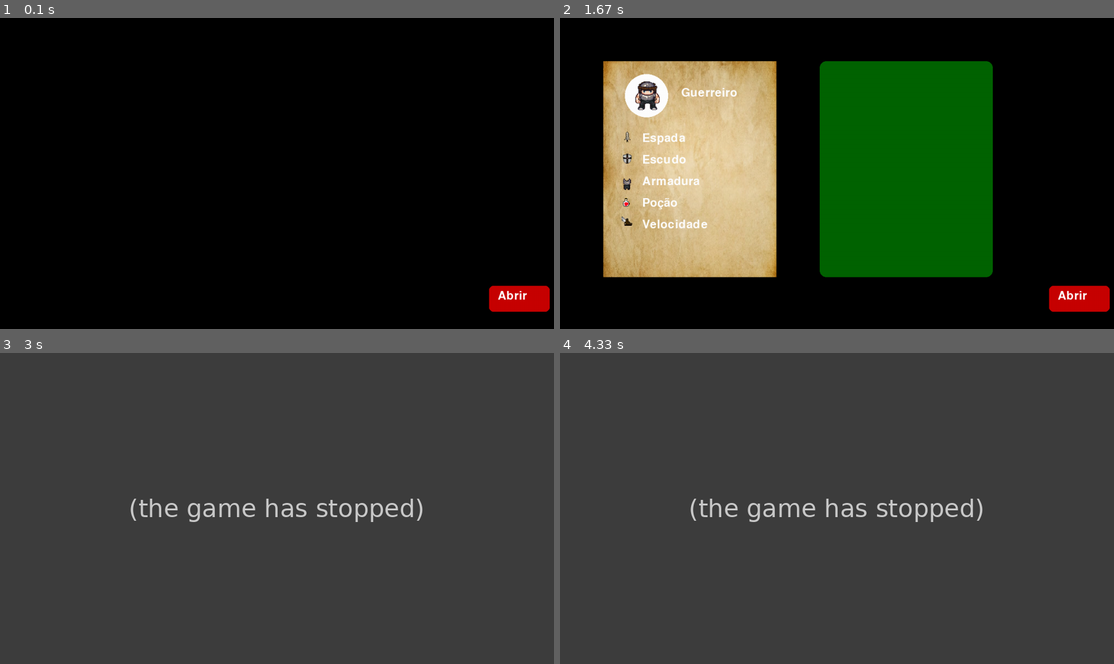
Above: before the commit, frames 1-4 (two rows, left to right).
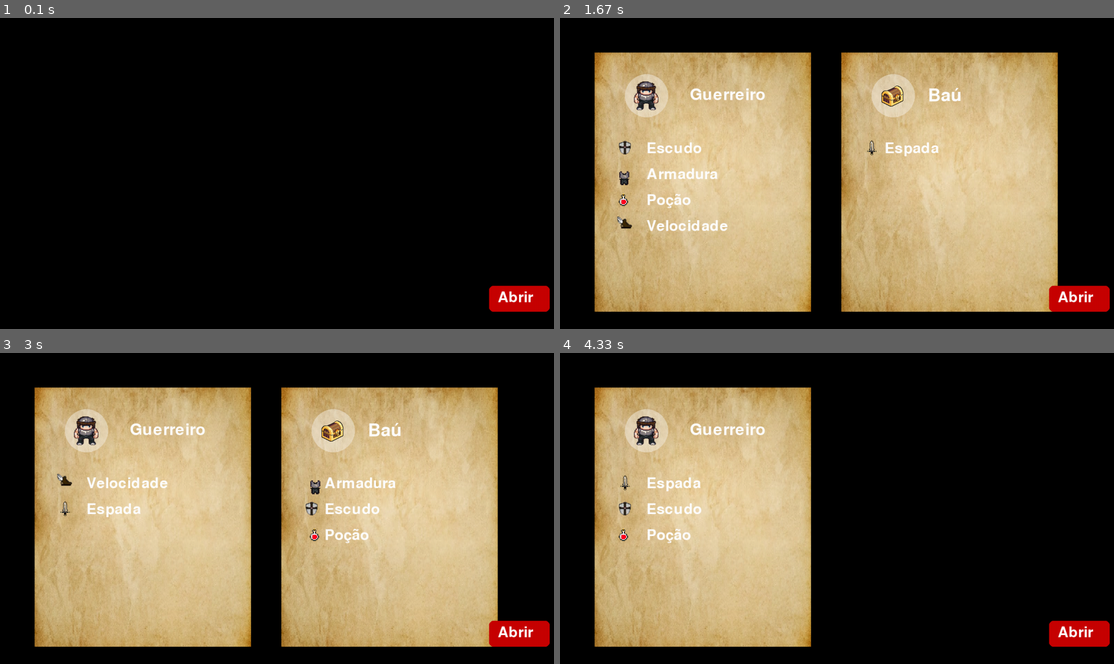
Above: after the commit, the same moments.

Repository: R-Prates-16/pygame
Game: pygame game, started from main.py
Two runs of this game, one before a commit and one after it. Both use one fixed random seed, a clock stepped at 60 frames per second and the inputs below.
Inputs (mouse positions are in pixels of both pictures, inside the frame that each line leads up to):
- Up to frame 1 (0.1 s): no input
- Up to frame 2 (1.67 s): press the mouse at (1080, 297) at 0.37 s; move the mouse to (870, 213) at 0.47 s; release the mouse at (665, 126) at 0.6 s; tap Alt at 0.67 s; press the mouse at (670, 148) at 1.03 s; move the mouse to (787, 148) at 1.13 s; release the mouse at (903, 151) at 1.27 s; click "Espada" at 1.38 s
- Up to frame 3 (3 s): press the mouse at (365, 483) at 1.7 s; move the mouse to (282, 436) at 1.8 s; release the mouse at (199, 393) at 1.93 s; press the mouse at (105, 511) at 2.03 s; move the mouse to (221, 464) at 2.13 s; release the mouse at (337, 418) at 2.27 s; press the mouse at (110, 483) at 2.37 s; move the mouse to (293, 461) at 2.47 s; release the mouse at (481, 440) at 2.6 s; press the mouse at (110, 483) at 2.7 s; move the mouse to (210, 539) at 2.8 s; release the mouse at (310, 595) at 2.93 s
- Up to frame 4 (4.33 s): press the mouse at (670, 483) at 3.03 s; move the mouse to (803, 548) at 3.13 s; release the mouse at (936, 611) at 3.27 s; press the mouse at (925, 511) at 3.37 s; move the mouse to (814, 533) at 3.47 s; release the mouse at (698, 561) at 3.6 s; press the mouse at (925, 511) at 3.7 s; move the mouse to (781, 483) at 3.8 s; release the mouse at (632, 452) at 3.93 s; press the mouse at (1080, 632) at 4.03 s; move the mouse to (953, 555) at 4.13 s; release the mouse at (825, 474) at 4.27 s

The runs differ from the first frame. In frame 1, 0.1% of the frame differs, in the area x 89-97%, y 87-92%; in frame 2, 52%; in frame 3, 100%; in frame 4, 100%, in the area x 0-100%, y 0-100%.
Error before the commit: TypeError: text must be a unicode or bytes (inventario2.py line 19); the game stopped at 2.27 s (later frames are placeholders)

Commit message:
finalizado

Diff:
--- a/inventario1.py
+++ b/inventario1.py
@@ -6,17 +6,18 @@
 
         self.DARK_GRAY = (50, 50, 50)
         self.WHITE = (255, 255, 255)
-        self.font = pygame.font.Font(None, 40)
+        self.font = pygame.font.Font(None, 50)  # Aumentado
+        self.title_font = pygame.font.Font(None, 55)  # Aumentado um pouco para "Guerreiro"
 
         self.inventory_open = False
-        self.inventory_rect = pygame.Rect(100, 100, 400, 500)
+        self.inventory_rect = pygame.Rect(80, 80, 500, 600)  # Aumentado
 
         # Carregar imagens
         self.bg_image = pygame.image.load("fundo.jpeg")
-        self.bg_image = pygame.transform.scale(self.bg_image, (400, 500))
+        self.bg_image = pygame.transform.scale(self.bg_image, (500, 600))  # Ajustado para o novo tamanho
 
         self.character_image = pygame.image.load("personagem.png")
-        self.character_image = pygame.transform.scale(self.character_image, (80, 80))
+        self.character_image = pygame.transform.scale(self.character_image, (80, 80))  # Ajustado proporcionalmente
 
         self.items = [
             ("Espada", pygame.image.load("espada.png")),
@@ -29,47 +30,49 @@
         # Ajustar tamanhos e deslocamento
         for i in range(len(self.items)):
             if self.items[i][0] == "Poção":
-                new_size = (43, 43)  # Aumentado em +3px
+                new_size = (55, 55)  # Ajustado proporcionalmente
             elif self.items[i][0] == "Armadura":
-                new_size = (48, 48)  # Aumentado em +3px
+                new_size = (60, 60)  # Ajustado proporcionalmente
             else:
-                new_size = (30, 30)  # Mantém padrão para os outros
+                new_size = (40, 40)  # Ajustado proporcionalmente
 
             self.items[i] = (self.items[i][0], pygame.transform.scale(self.items[i][1], new_size))
 
     def draw_inventory(self, screen):
-        pygame.draw.rect(screen, self.DARK_GRAY, self.inventory_rect, border_radius=20)
+        pygame.draw.rect(screen, self.DARK_GRAY, self.inventory_rect, border_radius=25)  # Ajustado
         screen.blit(self.bg_image, (self.inventory_rect.x, self.inventory_rect.y))
 
-        # Desenhar círculo do personagem
-        circle_x = self.inventory_rect.x + 100
-        circle_y = self.inventory_rect.y + 80
-        pygame.draw.circle(screen, self.WHITE, (circle_x, circle_y), 50)
+        # Desenhar círculo transparente do personagem
+        circle_x = self.inventory_rect.x + 120  # Ajustado
+        circle_y = self.inventory_rect.y + 100  # Ajustado
+        s = pygame.Surface((100, 100), pygame.SRCALPHA)  # Ajustado
+        pygame.draw.circle(s, (255, 255, 255, 100), (50, 50), 50)  # Ajustado
+        screen.blit(s, (circle_x - 50, circle_y - 50))
 
         # Posicionar personagem dentro do círculo
-        char_x = circle_x - self.character_image.get_width() // 2
+        char_x = circle_x - self.character_image.get_width() // 2 - 3
         char_y = circle_y - self.character_image.get_height() // 2
         screen.blit(self.character_image, (char_x, char_y))
 
         # Nome do personagem
-        text = self.font.render("Guerreiro", True, self.WHITE)
-        screen.blit(text, (self.inventory_rect.x + 180, self.inventory_rect.y + 60))
+        text = self.title_font.render("Guerreiro", True, self.WHITE)  # Usando a fonte aumentada
+        screen.blit(text, (self.inventory_rect.x + 220, self.inventory_rect.y + 80))  # Ajustado
 
         # Desenhar os itens do inventário
         for i, (item_name, item_image) in enumerate(self.items):
-            x_offset = -8 if item_name in ["Poção", "Armadura"] else 0  # Deslocamento ajustado para a esquerda
-            x = self.inventory_rect.left + 40 + x_offset
-            y = self.inventory_rect.top + 160 + i * 50
+            x_offset = -10 if item_name in ["Poção", "Armadura"] else 0  # Ajustado
+            x = self.inventory_rect.left + 50 + x_offset  # Ajustado
+            y = self.inventory_rect.top + 200 + i * 60  # Ajustado
             screen.blit(item_image, (x, y))
 
             text = self.font.render(item_name, True, self.WHITE)
-            screen.blit(text, (self.inventory_rect.left + 90, y + 5))  # Mantém a posição do texto
+            screen.blit(text, (self.inventory_rect.left + 120, y + 5))  # Ajustado
 
     def get_item_at(self, pos):
         for i, (item_name, item_image) in enumerate(self.items):
-            x_offset = -8 if item_name in ["Poção", "Armadura"] else 0
-            x = self.inventory_rect.left + 40 + x_offset
-            y = self.inventory_rect.top + 160 + i * 50
-            if pygame.Rect(x, y, 200, 40).collidepoint(pos):
+            x_offset = -10 if item_name in ["Poção", "Armadura"] else 0
+            x = self.inventory_rect.left + 50 + x_offset
+            y = self.inventory_rect.top + 200 + i * 60
+            if pygame.Rect(x, y, 250, 50).collidepoint(pos):
                 return (item_name, item_image)
         return None
--- a/inventario2.py
+++ b/inventario2.py
@@ -4,24 +4,54 @@
     def __init__(self):
         pygame.init()
 
-        self.GREEN = (0, 100, 0)
         self.WHITE = (255, 255, 255)
-        self.font = pygame.font.Font(None, 60)
+        self.font = pygame.font.Font(None, 50)  # Ajustado para o mesmo tamanho do Inventario1
+        self.title_font = pygame.font.Font(None, 60)  # Aumentado um pouco o tamanho da fonte do título
 
         self.inventory_open = False
-        self.inventory_rect = pygame.Rect(600, 100, 400, 500)
+        self.inventory_rect = pygame.Rect(650, 80, 500, 600)  # Movido mais para a direita
         self.items = []  # Começa vazio
 
+        # Carrega a imagem de fundo do baú
+        self.bau_fundo = pygame.image.load("fundo.jpeg")
+        self.bau_fundo = pygame.transform.scale(self.bau_fundo, (self.inventory_rect.width, self.inventory_rect.height))
+
+        # Carrega a imagem do baú para o círculo
+        self.bau_image = pygame.image.load("bau.png")
+        self.bau_image = pygame.transform.scale(self.bau_image, (80, 80))  # Ajustado para ficar dentro do círculo
+
     def draw_inventory(self, screen):
-        pygame.draw.rect(screen, self.GREEN, self.inventory_rect, border_radius=15)
-        for i, item in enumerate(self.items):
-            x, y = self.inventory_rect.left + 40, self.inventory_rect.top + 40 + i * 80
-            text = self.font.render(item, True, self.WHITE)
-            screen.blit(text, (x, y))
+        # Desenha a imagem de fundo do inventário
+        screen.blit(self.bau_fundo, self.inventory_rect.topleft)
+
+        # Desenhar círculo transparente para a imagem do baú
+        circle_x = self.inventory_rect.left + 120
+        circle_y = self.inventory_rect.y + 100
+        s = pygame.Surface((100, 100), pygame.SRCALPHA)
+        pygame.draw.circle(s, (255, 255, 255, 100), (50, 50), 50)
+        screen.blit(s, (circle_x - 50, circle_y - 50))
+
+        # Posicionar a imagem do baú dentro do círculo
+        bau_x = circle_x - self.bau_image.get_width() // 2 - 3
+        bau_y = circle_y - self.bau_image.get_height() // 2
+        screen.blit(self.bau_image, (bau_x, bau_y))
+
+        # Escreve "Baú" ao lado do círculo
+        title_text = self.title_font.render("Baú", True, self.WHITE)
+        title_x = circle_x + 80  # Posiciona ao lado do círculo
+        title_y = circle_y - 20  # Alinha com o centro do círculo
+        screen.blit(title_text, (title_x, title_y))
+
+        # Desenha os itens no inventário
+        for i, (item_name, item_image) in enumerate(self.items):
+            x, y = self.inventory_rect.left + 50, self.inventory_rect.top + 200 + i * 60  # Ajustado para novo tamanho
+            screen.blit(item_image, (x, y))  # Desenha a imagem do item
+            text = self.font.render(item_name, True, self.WHITE)
+            screen.blit(text, (x + 50, y + 5))  # Ajustado para novo tamanho
 
     def get_item_at(self, pos):
         for i, item in enumerate(self.items):
-            x, y = self.inventory_rect.left + 40, self.inventory_rect.top + 40 + i * 80
-            if pygame.Rect(x, y, 300, 80).collidepoint(pos):
+            x, y = self.inventory_rect.left + 50, self.inventory_rect.top + 200 + i * 60
+            if pygame.Rect(x, y, 300, 50).collidepoint(pos):
                 return item
         return None
Binary file added: bau.png
